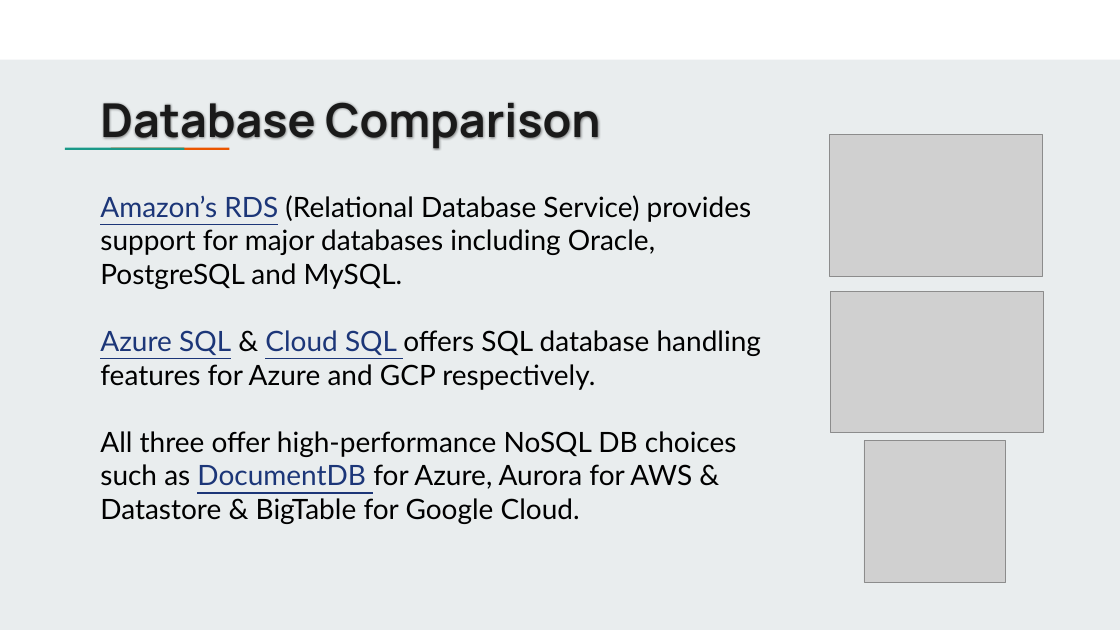
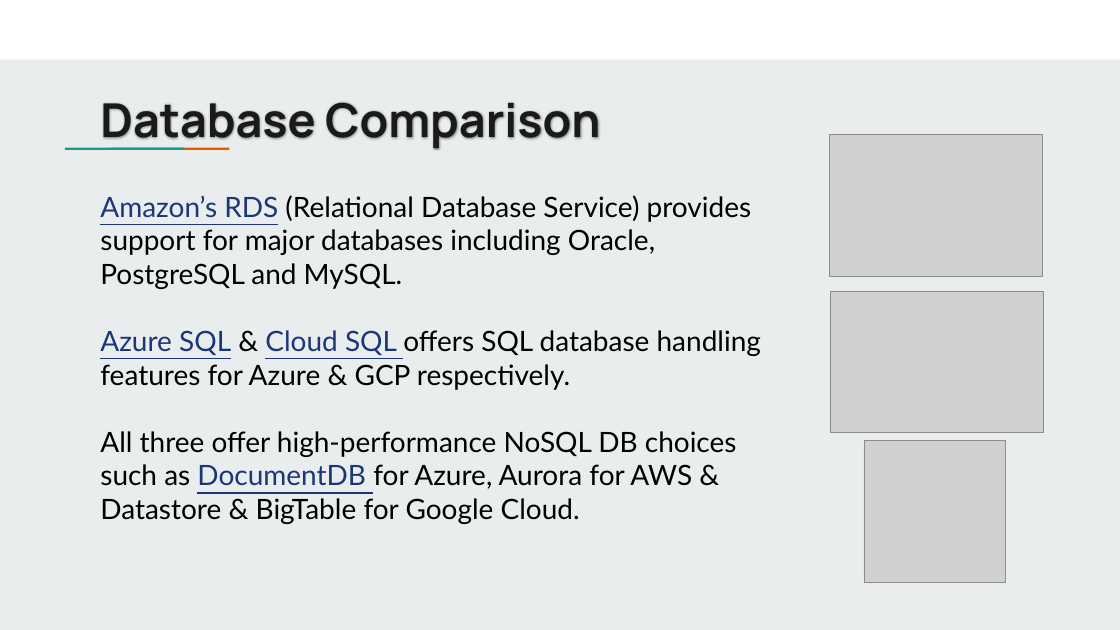
Before and after one commit to jbergmann56/OSDA-DataManipulationAndManagement, a slide deck: slide 15 of Lectures/Tools for Data Manipulation _ Management (8).pptx. Drawn at 1120x630 pixels with LibreOffice and Linux fonts; fonts in the diff are those of the drawing; grey boxes stand for pictures. Boxes give left, top, right and bottom in pixels: in the first picture for what was removed or moved away, otherwise in the second. Text is boxed around its words. In the diff, an @@ line names an element or a change of style, - is before the commit and + after.

```diff
--- a/Lectures/Tools for Data Manipulation _ Management (8).pptx
+++ b/Lectures/Tools for Data Manipulation _ Management (8).pptx
@@ text at (100,330,761,390): text changed @@
-Azure SQL & Cloud SQL offers SQL database handling features for Azure and GCP respectively.
+Azure SQL & Cloud SQL offers SQL database handling features for Azure & GCP respectively.
```
Also in this commit, not shown: 6 other slides changed, 15 other files.
